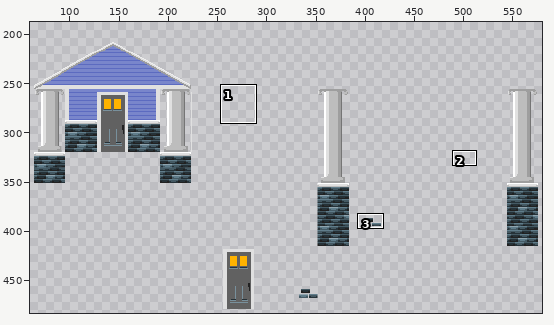
Two versions of one pixel-art file, Assets/TheGame/Images/Entwurf/House1.aseprite. The picture above shows the old version from afar; the outline marks the close-up.
Close-up. Earlier state:
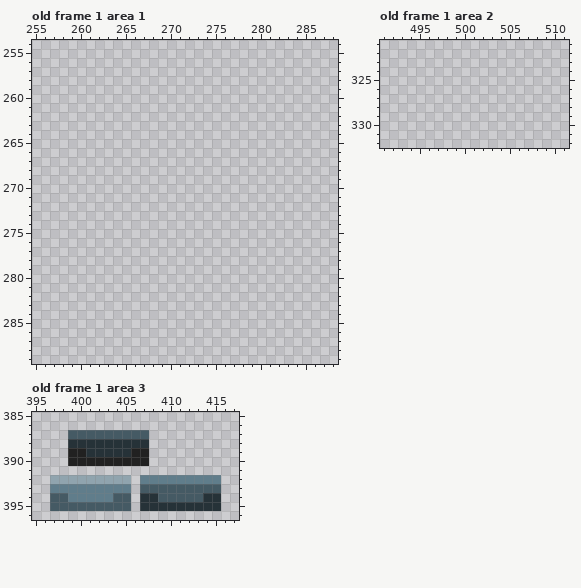
960x640 pixels, 1 frame. Shown: old frame 1 area 1: x 255..288, y 254..289; old frame 1 area 2: x 491..511, y 321..332; old frame 1 area 3: x 395..417, y 385..396. The wide view leaves out empty margins. The commit also changed other frames or places, which this record leaves out.
And afterwards:
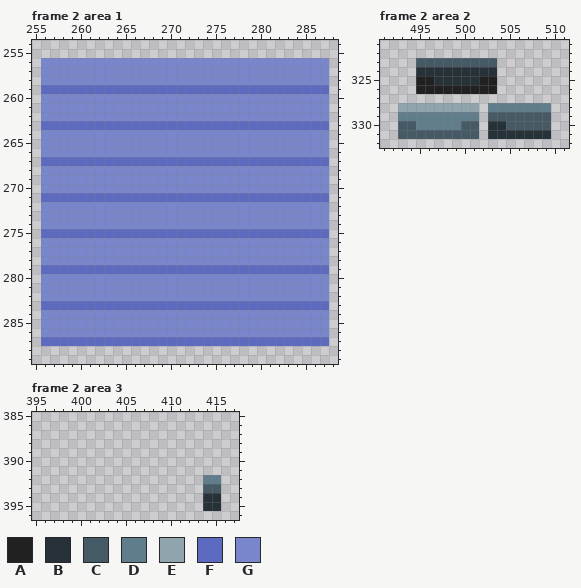
Palette (. is transparent): A #212121  B #263238  C #455a64  D #607d8b  E #90a4ae  F #5c6bc0  G #7986cb
A new or re-ordered frame is compared with the old frame closest to it.
Change:
frames 1 -> 2
Frame 2 area 1 is new; against old frame 1, layer "Layer 2":
There is now colour F in row 259 at x 256 to 287; in row 263 at x 256 to 287; in row 267 at x 256 to 287; in row 271 at x 256 to 287; in row 275 at x 256 to 287; in row 279 at x 256 to 287.
There is now colour F in row 283 at x 256 to 287; in row 287 at x 256 to 287.
There is now colour G in rows 256 to 258 at x 256 to 287; in rows 260 to 262 at x 256 to 287; in rows 264 to 266 at x 256 to 287; in rows 268 to 270 at x 256 to 287; in rows 272 to 274 at x 256 to 287; in rows 276 to 278 at x 256 to 287.
There is now colour G in rows 280 to 282 at x 256 to 287; in rows 284 to 286 at x 256 to 287.
Frame 2 area 2 is new; against old frame 1, layer "Layer 2":
There is now colour A in row 325 at x 495 to 496 and 502 to 503; in row 326 at x 495 to 503.
There is now colour B in row 324 at x 495 to 503; in row 325 at x 497 to 501; in row 330 at x 503 to 504; in row 331 at x 503 to 509.
There is now colour C in row 323 at x 495 to 503; in row 329 at x 503 to 509; in row 330 at x 493 to 494, 500 to 501 and 505 to 509; in row 331 at x 493 to 501.
There is now colour D in row 328 at x 503 to 509; in row 329 at x 493 to 501; in row 330 at x 495 to 499.
There is now colour E in row 328 at x 493 to 501.
Frame 2 area 3 is new; against old frame 1, layer "Layer 2":
The author cleared colour A in row 389 at x 399 to 400 and 406 to 407; in row 390 at x 399 to 407.
The author cleared colour B in row 388 at x 399 to 407; in row 389 at x 401 to 405; in row 394 at x 407 to 408; in row 395 at x 407 to 413.
The author cleared colour C in row 387 at x 399 to 407; in row 393 at x 407 to 413; in row 394 at x 397 to 398, 404 to 405 and 409 to 413; in row 395 at x 397 to 405.
The author cleared colour D in row 392 at x 407 to 413; in row 393 at x 397 to 405; in row 394 at x 399 to 403.
The author cleared colour E in row 392 at x 397 to 405.
Where, in picture pixels (left, top, right, bottom), the same in both close-ups:
added: (41, 58, 329, 346)
added: (398, 58, 551, 139)
erased: (50, 430, 203, 511)
